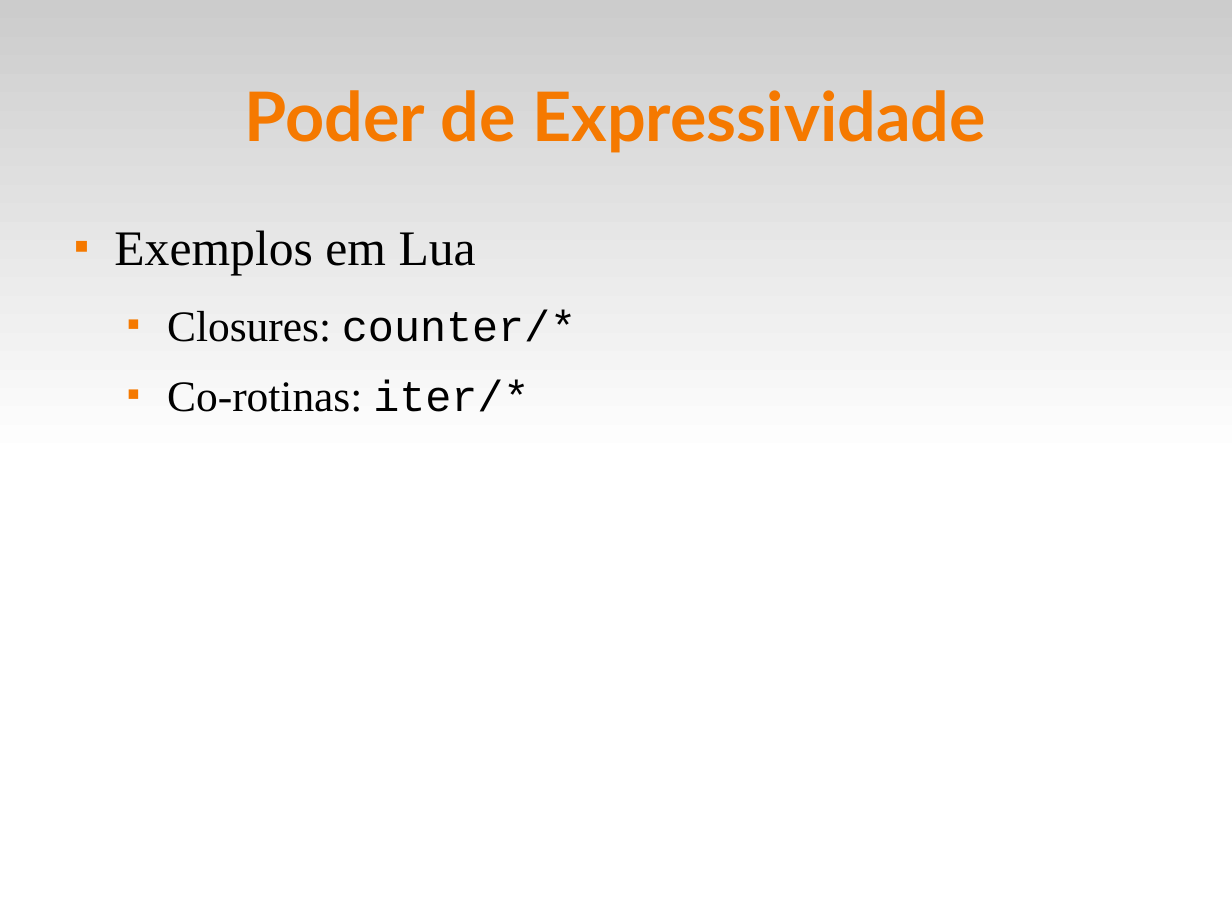
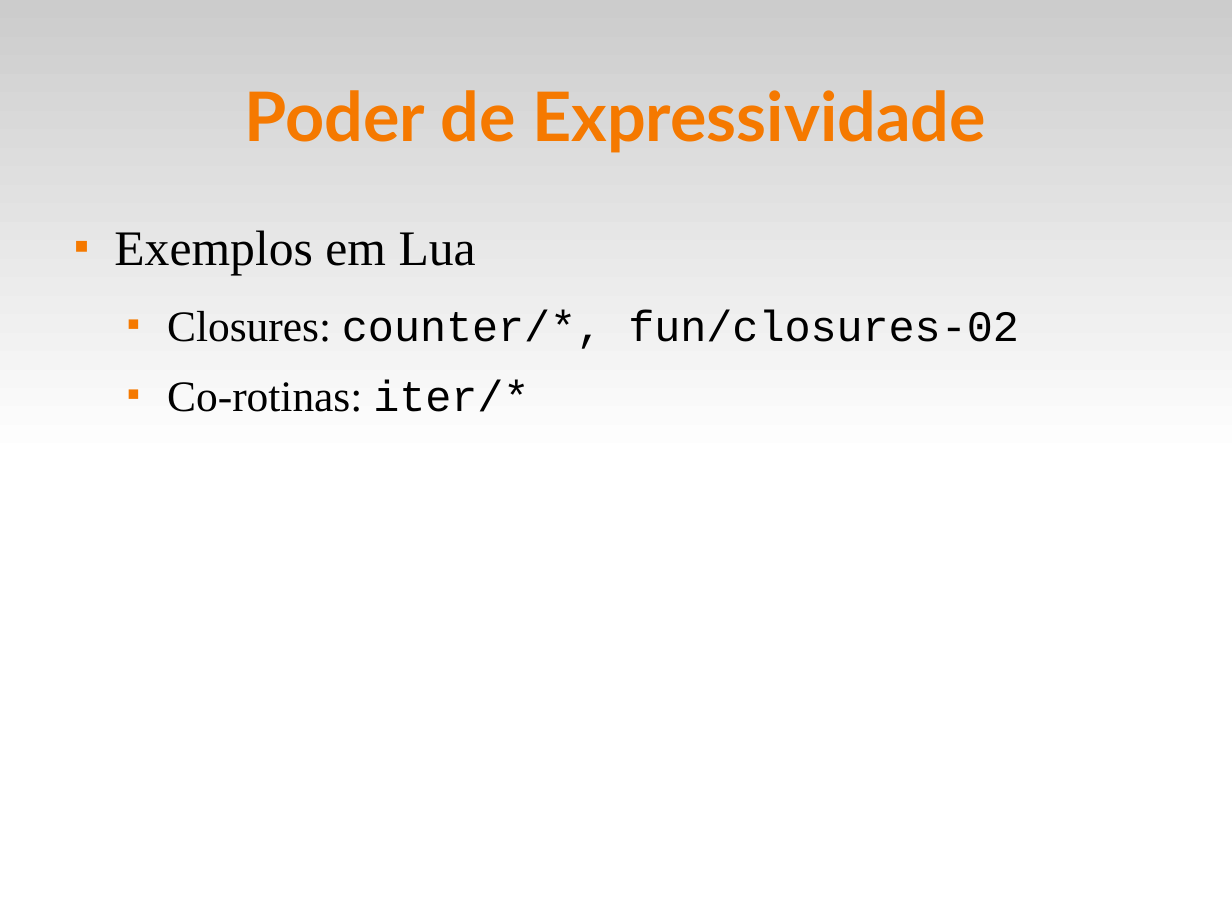
Before and after one commit to fsantanna-uerj/EDL, a slide deck: slide 19 of slides/edl-01.odp. Drawn at 1232x924 pixels with LibreOffice and Linux fonts; fonts in the diff are those of the drawing. Boxes give left, top, right and bottom in pixels: in the first picture for what was removed or moved away, otherwise in the second. Text is boxed around its words. In the diff, an @@ line names an element or a change of style, - is before the commit and + after.

```diff
--- a/slides/edl-01.odp
+++ b/slides/edl-01.odp
@@ text at (167, 309, 1019, 349): text changed; font Times New Roman to Courier New @@
-  ■ Closures: counter/*
+  ■ Closures: counter/*, fun/closures-02
```
Also in this commit, not shown: 4 other files.
